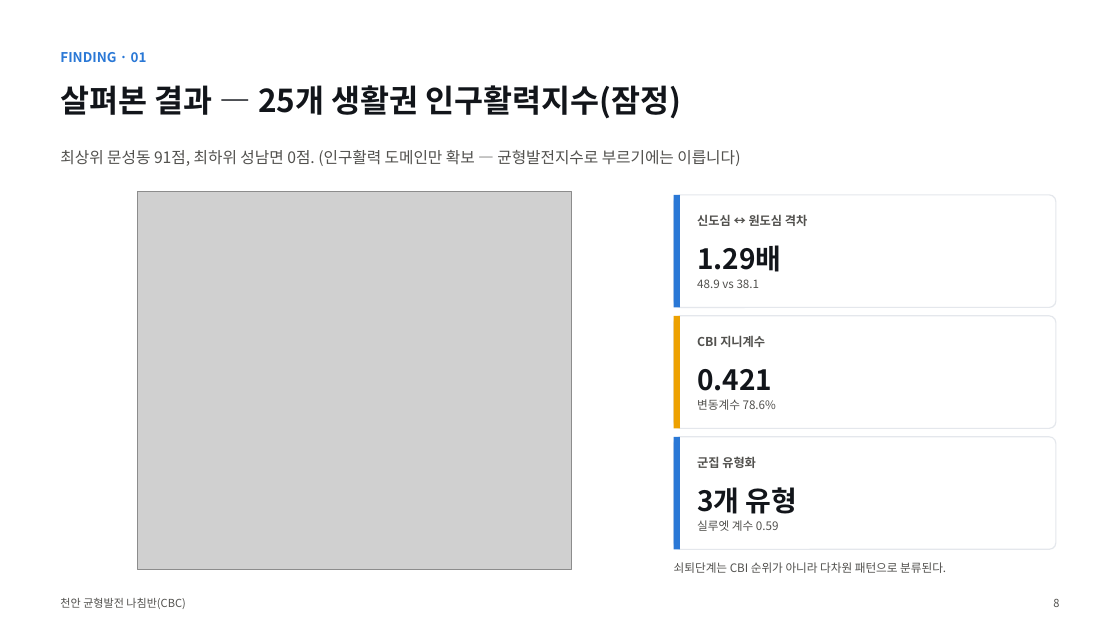
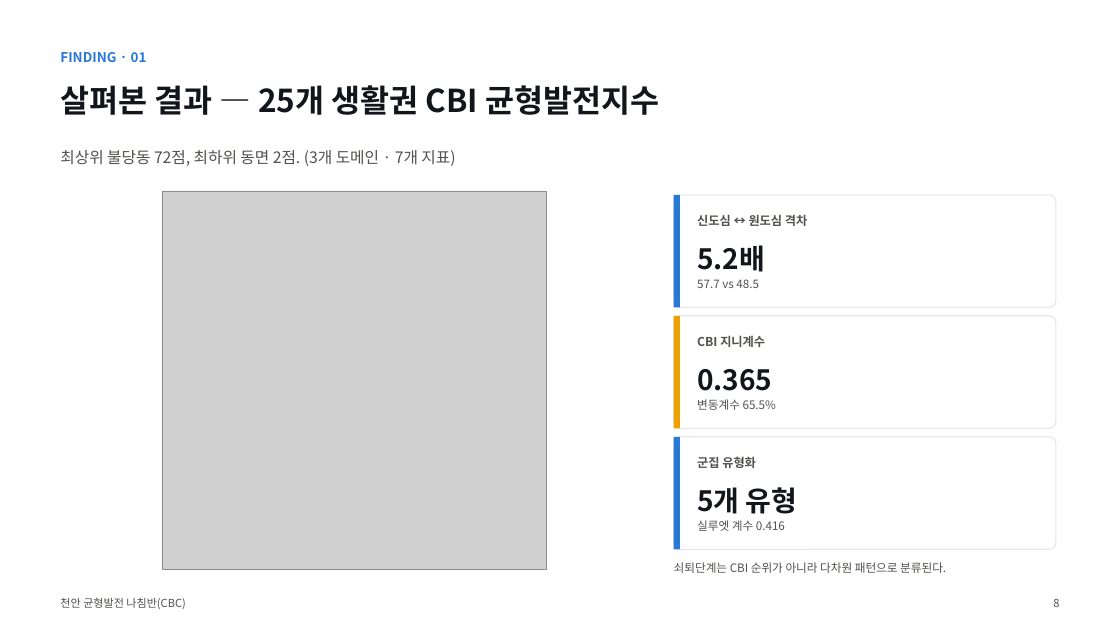
Before and after one commit to BioCode67/2026-AI-, a slide deck: slide 9 of deliverables/기획서_천안균형발전나침반_CBC.pptx. Drawn at 1120x630 pixels with LibreOffice and Linux fonts; fonts in the diff are those of the drawing; grey boxes stand for pictures. Boxes give left, top, right and bottom in pixels: in the first picture for what was removed or moved away, otherwise in the second. Text is boxed around its words. In the diff, an @@ line names an element or a change of style, - is before the commit and + after.

```diff
--- a/deliverables/기획서_천안균형발전나침반_CBC.pptx
+++ b/deliverables/기획서_천안균형발전나침반_CBC.pptx
@@ text at [60,85,659,115]: text changed @@
-살펴본 결과 — 25개 생활권 인구활력지수(잠정)
+살펴본 결과 — 25개 생활권 CBI 균형발전지수
@@ text at [60,150,455,166]: text changed @@
-최상위 문성동 91점, 최하위 성남면 0점. (인구활력 도메인만 확보 — 균형발전지수로 부르기에는 이릅니다)
+최상위 불당동 72점, 최하위 동면 2점. (3개 도메인 · 7개 지표)
@@ picture: place and size @@
-picture at [137,192,572,570]
+picture at [162,192,547,570]
@@ text at [697,245,765,272]: text changed @@
-1.29배
+5.2배
@@ text at [697,279,759,288]: text changed @@
-48.9 vs 38.1
+57.7 vs 48.5
@@ text at [697,369,772,391]: text changed @@
-0.421
+0.365
@@ text at [697,399,776,410]: text changed @@
-변동계수 78.6%
+변동계수 65.5%
@@ text at [697,487,798,514]: text changed @@
-3개 유형
+5개 유형
@@ text at [697,520,785,531]: text changed @@
-실루엣 계수 0.59
+실루엣 계수 0.416
```
Also in this commit, not shown: 16 other slides changed, 2 slides added, 1 slide removed, 26 other files.
